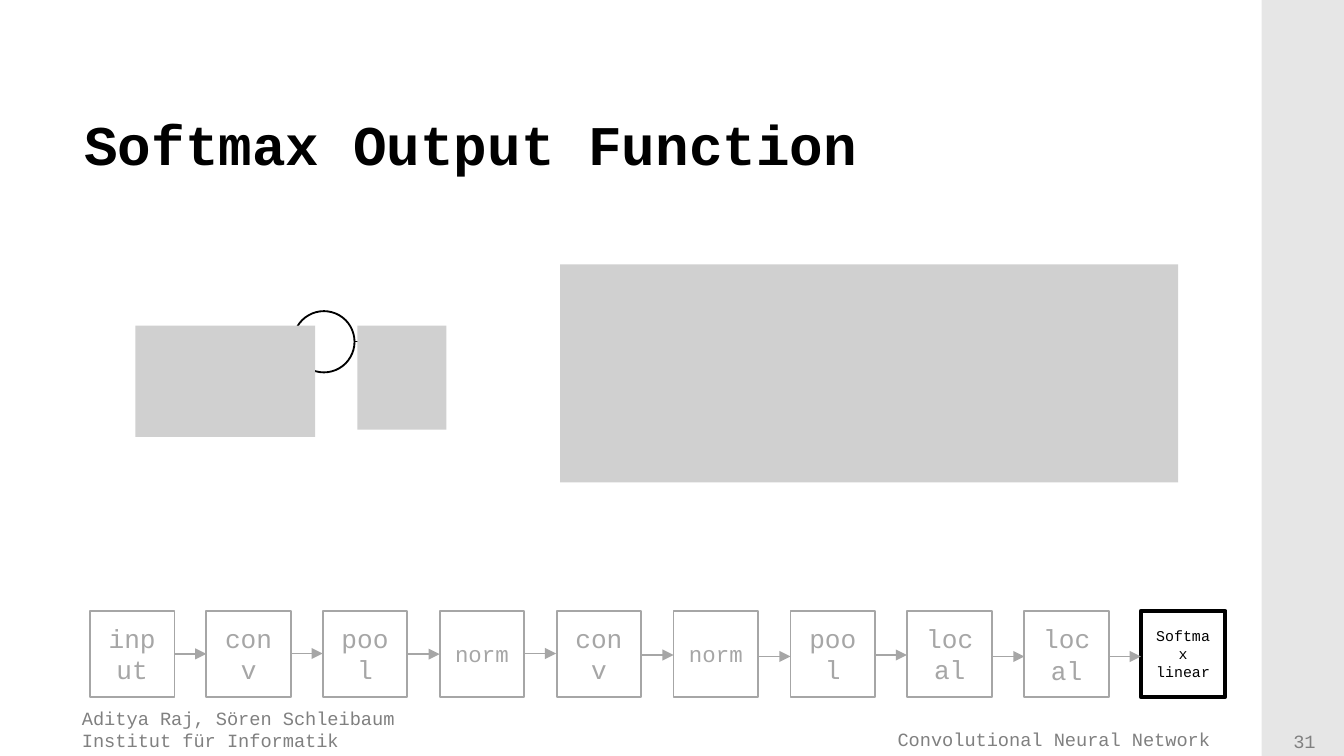
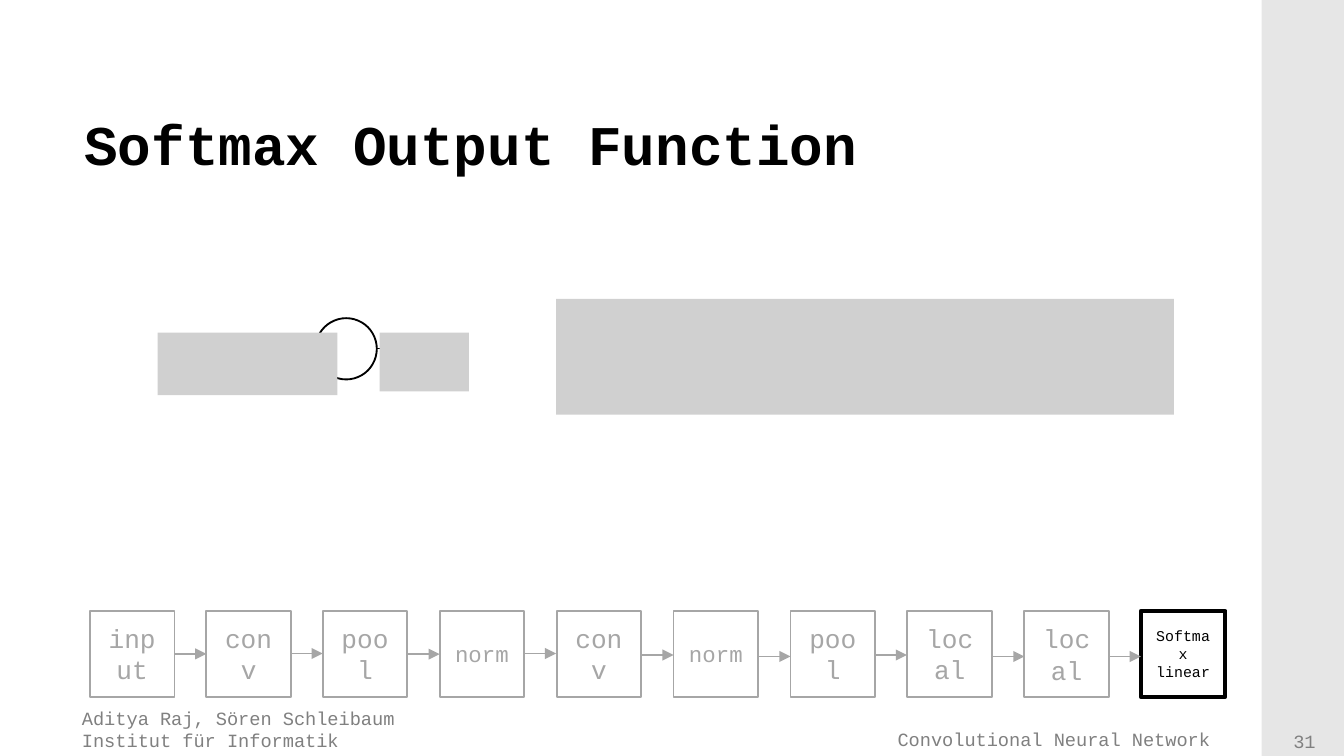
Before and after one commit to adityaraj52/ConvNet, a slide deck: slide 31 of Presentation/Final presentation/Presentation.pptx. Drawn at 1344x756 pixels with LibreOffice and Linux fonts; fonts in the diff are those of the drawing; grey boxes stand for pictures; background and template pictures are left out. Boxes give left, top, right and bottom in pixels: in the first picture for what was removed or moved away, otherwise in the second. Text is boxed around its words. In the diff, an @@ line names an element or a change of style, - is before the commit and + after.

```diff
--- a/Presentation/Final presentation/Presentation.pptx
+++ b/Presentation/Final presentation/Presentation.pptx
@@ picture: place and size @@
-picture at (560,265,1179,482)
+picture at (556,298,1175,414)
@@ ellipse: place and size @@
-ellipse at (293,312,355,374)
+ellipse at (316,319,378,380)
@@ picture: place and size @@
-picture at (136,325,316,437)
+picture at (157,333,337,395)
@@ line moved from (355, 341) - (444, 341) to (376, 349) - (466, 349) @@
@@ picture: place and size @@
-picture at (358,325,446,429)
+picture at (379,333,468,392)
```
Also in this commit, not shown: 42 other slides changed, 5 slides added, 1 other file.
